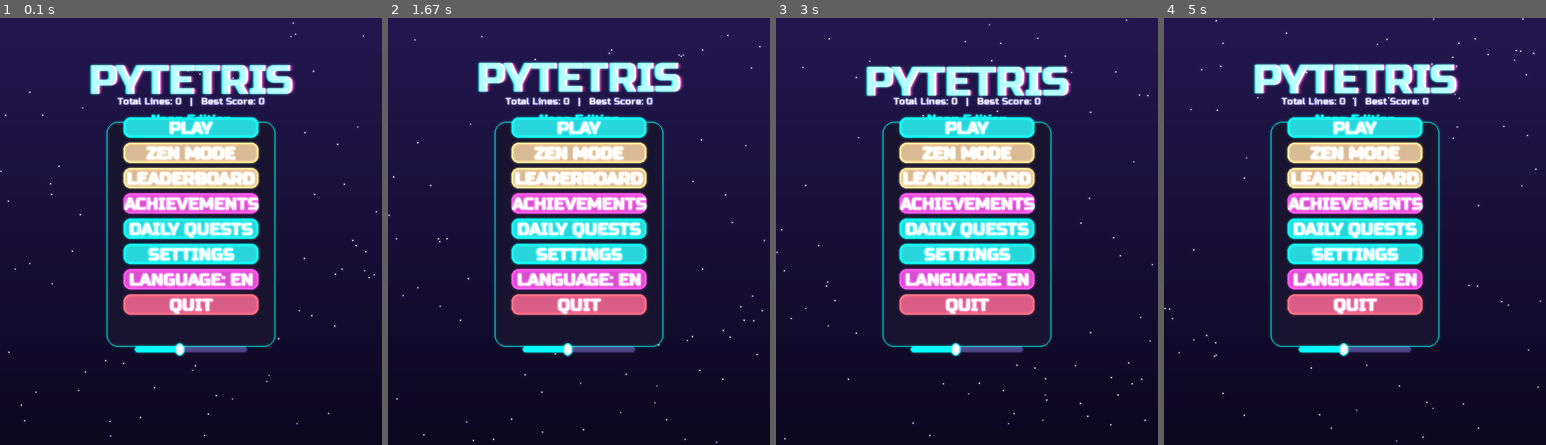
Above: before the commit, frames 1-4 (left to right).
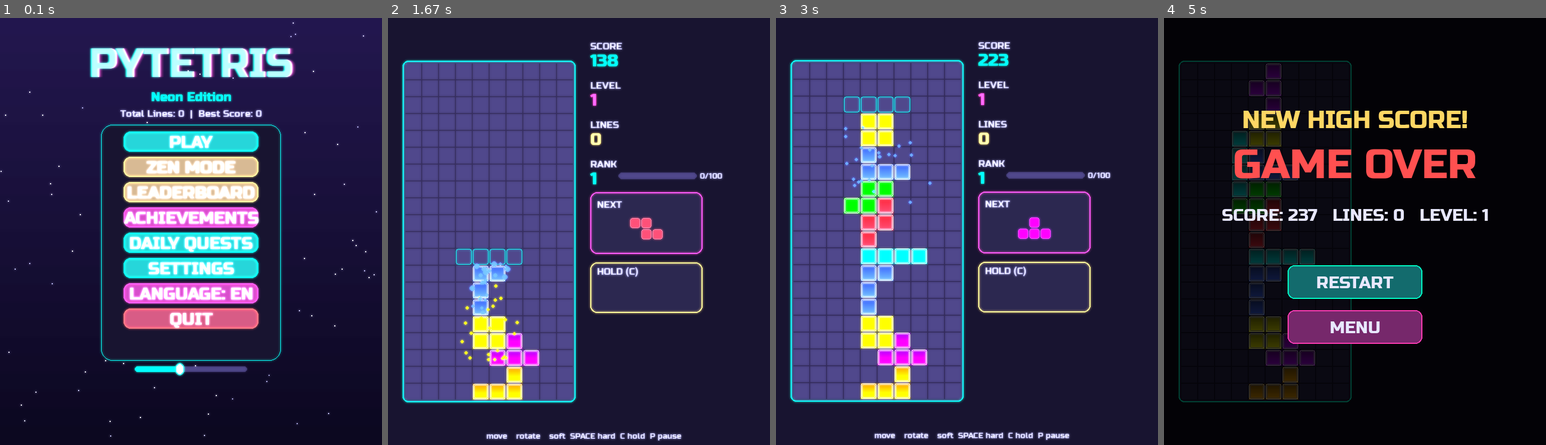
Above: after the commit, the same moments.

Repository: Folombas/PyGame2026
Game: pygame game, started from PyTetris/main.py
Same seed, same stepped clock (60 frames per second), same inputs: the game is played once before the commit and once after it.
Inputs (mouse positions are in pixels of both pictures, inside the frame that each line leads up to):
- Up to frame 1 (0.1 s): no input
- Up to frame 2 (1.67 s): click (579, 141) at 0.38 s, where only the run after the commit has a clickable "PLAY"; tap Space at 0.67, 1.07, 1.37, 1.57 s; hold Right 1-1.47 s; move the mouse to (712, 282) at 1.03 s; hold Up from 1.5 s (still down); move the mouse to (437, 240) at 1.53 s
- Up to frame 3 (3 s): release Up at 1.8 s; hold Right 1.83-2.3 s; move the mouse to (890, 77) at 1.87 s; tap Space at 1.9, 2.2, 2.4, 2.7, 2.97 s; tap Z at 1.98 s; hold Left 2.33-2.87 s; move the mouse to (1066, 235) at 2.37 s; hold Down from 2.9 s (still down); move the mouse to (1012, 218) at 2.93 s
- Up to frame 4 (5 s): release Down at 3.2 s; hold Up 3.23-3.63 s; move the mouse to (1228, 316) at 3.27 s; tap Space at 3.3, 3.6, 3.73, 4.13, 4.43, 4.8 s; tap Z at 3.38, 4.88 s; hold Up 3.67-4.03 s; move the mouse to (1320, 380) at 3.7 s; hold Right 4.07-4.7 s; move the mouse to (1393, 321) at 4.1 s; hold Down from 4.73 s (still down); move the mouse to (1305, 380) at 4.77 s

The runs differ from the first frame. In frame 1, 26% of the frame differs, in the area x 23-78%, y 6-84%; in frame 2, 63%; in frame 3, 63%; in frame 4, 94%, in the area x 0-100%, y 0-100%.

Commit message:
style(ui): fix main menu text overlap and reposition buttons

Diff:
--- a/PyTetris/main.py
+++ b/PyTetris/main.py
@@ -78,18 +78,18 @@
 def rebuild_menu():
     global menu_buttons, volume_slider, sfx_slider, ghost_toggle, shake_toggle, speed_slider, grid_toggle
     menu_buttons = [
-        ui.Button(locale.t("play"),  S.WIDTH // 2, 195, 240, 36, lambda: start_game(False)),
-        ui.Button(locale.t("zen"),   S.WIDTH // 2, 240, 240, 36, lambda: start_game(True), accent=S.GOLD),
-        ui.Button(locale.t("lb"),    S.WIDTH // 2, 285, 240, 36, lambda: set_state(SCORES), accent=S.GOLD),
-        ui.Button(locale.t("ach"),   S.WIDTH // 2, 330, 240, 36, lambda: set_state(ACHS), accent=S.ACCENT2),
-        ui.Button(locale.t("daily"), S.WIDTH // 2, 375, 240, 36, lambda: set_state(DAILY), accent=S.ACCENT),
-        ui.Button(locale.t("settings"),S.WIDTH // 2, 420, 240, 36, lambda: set_state(SETTINGS), accent=S.ACCENT),
-        ui.Button(locale.t("lang"),  S.WIDTH // 2, 465, 240, 36, toggle_lang, accent=S.ACCENT2),
-        ui.Button(locale.t("quit"),  S.WIDTH // 2, 510, 240, 36, quit_game, accent=S.DANGER),
+        ui.Button(locale.t("play"),  S.WIDTH // 2, 220, 240, 36, lambda: start_game(False)),
+        ui.Button(locale.t("zen"),   S.WIDTH // 2, 265, 240, 36, lambda: start_game(True), accent=S.GOLD),
+        ui.Button(locale.t("lb"),    S.WIDTH // 2, 310, 240, 36, lambda: set_state(SCORES), accent=S.GOLD),
+        ui.Button(locale.t("ach"),   S.WIDTH // 2, 355, 240, 36, lambda: set_state(ACHS), accent=S.ACCENT2),
+        ui.Button(locale.t("daily"), S.WIDTH // 2, 400, 240, 36, lambda: set_state(DAILY), accent=S.ACCENT),
+        ui.Button(locale.t("settings"),S.WIDTH // 2, 445, 240, 36, lambda: set_state(SETTINGS), accent=S.ACCENT),
+        ui.Button(locale.t("lang"),  S.WIDTH // 2, 490, 240, 36, toggle_lang, accent=S.ACCENT2),
+        ui.Button(locale.t("quit"),  S.WIDTH // 2, 535, 240, 36, quit_game, accent=S.DANGER),
     ]
 
     if volume_slider is None:
-        volume_slider = ui.Slider(S.WIDTH // 2 - 100, 585, 200, 10, 0.4)
+        volume_slider = ui.Slider(S.WIDTH // 2 - 100, 620, 200, 10, 0.4)
         sfx_slider = ui.Slider(S.WIDTH // 2 - 100, 300, 200, 10, 0.6)
         ghost_toggle = ui.Toggle(S.WIDTH // 2 + 50, 360, 60, 26, True)
         shake_toggle = ui.Toggle(S.WIDTH // 2 + 50, 420, 60, 26, True)
--- a/PyTetris/ui.py
+++ b/PyTetris/ui.py
@@ -371,22 +371,24 @@
 def draw_menu(surf, buttons, t, stars, meta=None):
     vertical_gradient(surf, (18, 12, 40), (6, 4, 16))
     stars.draw(surf)
-    draw_title(surf, "PYTETRIS", 110, t)
+    draw_title(surf, "PYTETRIS", 80, t)
+
     s = F_MED.render("★ Neon Edition ★", True, ACCENT)
-    surf.blit(s, s.get_rect(center=(WIDTH // 2, 180)))
+    surf.blit(s, s.get_rect(center=(WIDTH // 2, 140)))
+
     if meta:
         total = meta.get('total_lines', 0)
         best = meta.get('best_score', 0)
-        stat = F_SMALL.render(f"{locale.t('total_lines')}: {total}   |   {locale.t('best_score')}: {best}", True, MUTED)
-        surf.blit(stat, stat.get_rect(center=(WIDTH // 2, 148)))
-    # Панель для кнопок
-    panel_rect = pygame.Rect(WIDTH // 2 - 150, 185, 300, 400)
+        stat = F_SMALL.render(f"{locale.t('total_lines')}: {total}  |  {locale.t('best_score')}: {best}", True, MUTED)
+        surf.blit(stat, stat.get_rect(center=(WIDTH // 2, 170)))
+
+    # Панель под кнопки
+    panel_rect = pygame.Rect(WIDTH // 2 - 160, 190, 320, 420)
     pygame.draw.rect(surf, (12, 10, 24, 200), panel_rect, border_radius=20)
     pygame.draw.rect(surf, ACCENT, panel_rect, 1, border_radius=20)
 
     for b in buttons:
         b.draw(surf)
-
 def draw_pause(surf):
     draw_overlay(surf, 170)
     draw_text_center(surf, locale.t("paused"), HEIGHT // 2 - 40, F_TITLE, ACCENT)
